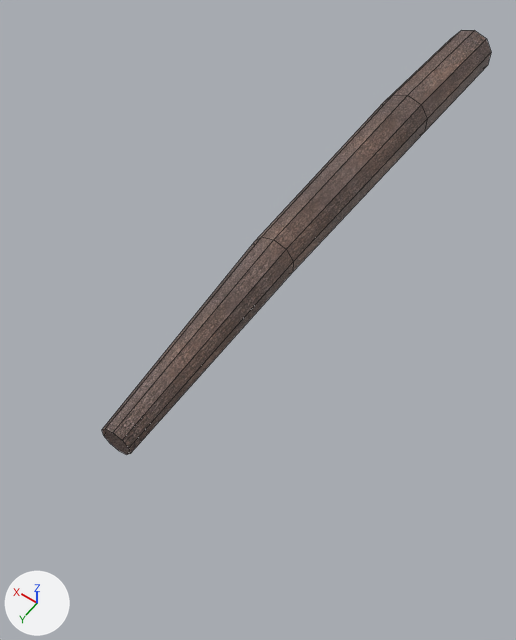
The Blender file Assets/TreeTrunks/4.blend: old version first, new version second.
Camera for both pictures: a camera (50 mm lens) standing at (-3.96, 12.48, 7.63) and looking at (0.02, 6.92, -1.11). Arrows for +X, +Y and +Z are at lower left; the lights stay in place. Mesh edges are drawn as thin lines.

Names of what the first picture shows: 'TreeTrunk'.
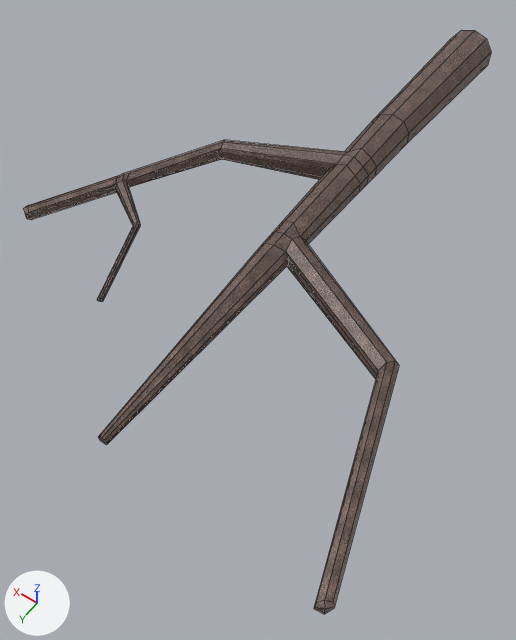
Changed parts and their boxes [x1, y1, x2, y2] in the pictures (516 x 640 px):
'TreeTrunk', reshaped (20% wider, 37% taller): before [102, 30, 491, 455]; after [23, 30, 491, 614]
part 1 of me_cylinder, built on: before [102, 95, 408, 454]; after [23, 114, 399, 614]

The change, as a diff of the scene's bpy script:
```diff
--- a/Assets/TreeTrunks/4.blend.py
+++ b/Assets/TreeTrunks/4.blend.py
@@ me_cylinder @@
 # used by ob_treetrunk; location = (0.0, 0.0, 0.0)
-me_cylinder.from_pydata(...)  # 40 vertices, 32 faces; spans x -0.42..0.42, y 0.0..10.13, z -0.42..0.52
+me_cylinder.from_pydata(...)  # 180 vertices, 172 faces; spans x -3.32..3.6, y 0.0..10.37, z -0.42..0.45
+# me_cylinder part 1
+# 14 faces are deleted
+# 30 vertices move from x -0.42..0.42, y 2.62..10.13, z -0.35..0.52 to x -0.33..0.34, y 3.1..10.2, z -0.27..0.43
+# 134 vertices are added at x -3.32..3.6, y 4.2..10.37, z -0.23..0.39
+# 6 new vertices lie (0.05, 0.1, 0.0) away from vertices in x 2.79..2.9, y 6.49..6.65, z -0.05..0.21
+# 154 new faces join them
 me_cylinder.materials.append(mat_material_001)
```
